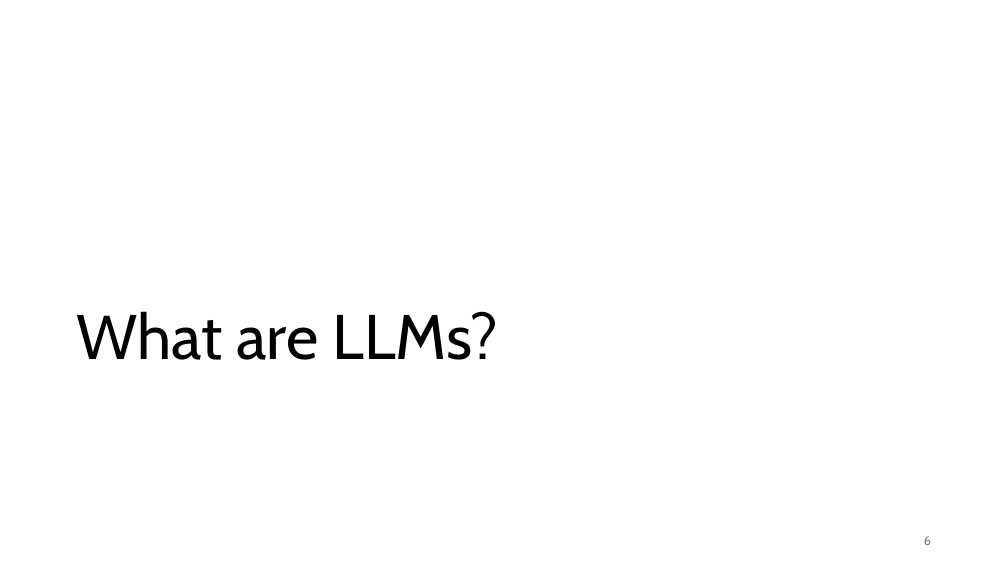
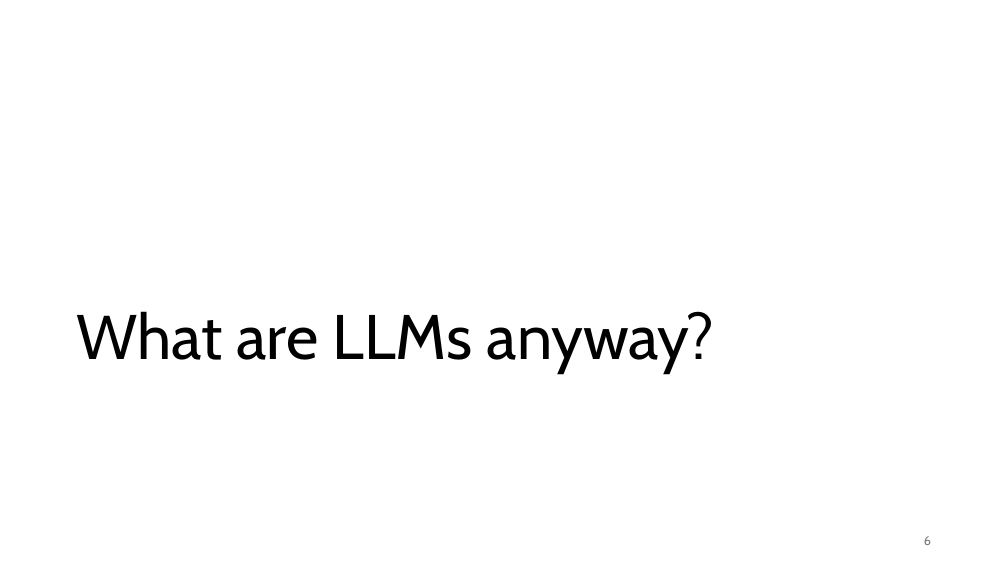
Before and after one commit to gjbex/Deploying-LLMs-locally, a slide deck: slide 6 of local_LLMs.pptx. Drawn at 1008x567 pixels with LibreOffice and Linux fonts; fonts in the diff are those of the drawing. Boxes give left, top, right and bottom in pixels: in the first picture for what was removed or moved away, otherwise in the second. Text is boxed around its words. In the diff, an @@ line names an element or a change of style, - is before the commit and + after.

```diff
--- a/local_LLMs.pptx
+++ b/local_LLMs.pptx
@@ title at (76, 311, 714, 374): text changed @@
-What are LLMs?
+What are LLMs anyway?
```
Also in this commit, not shown: 3 other slides changed, 8 slides added.
